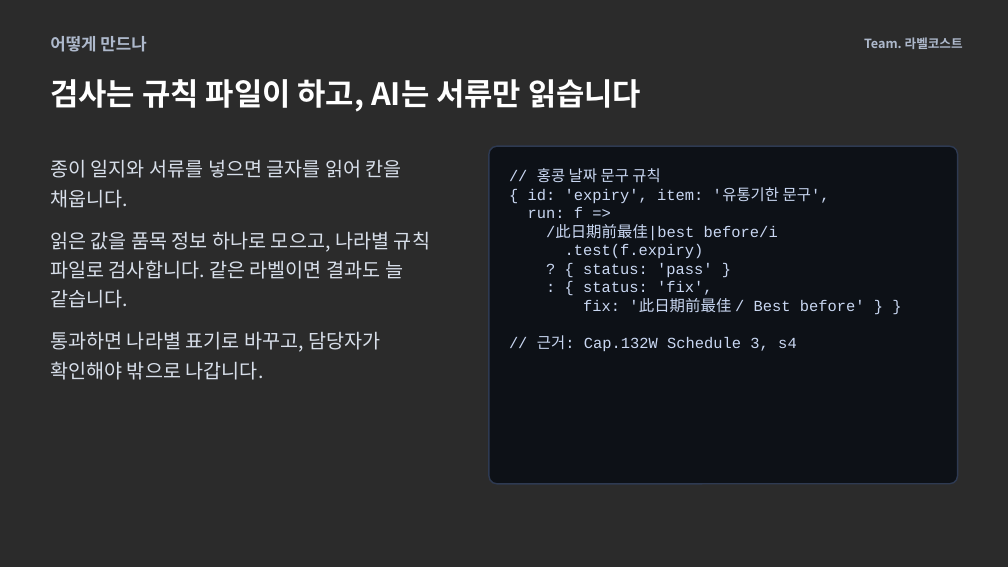
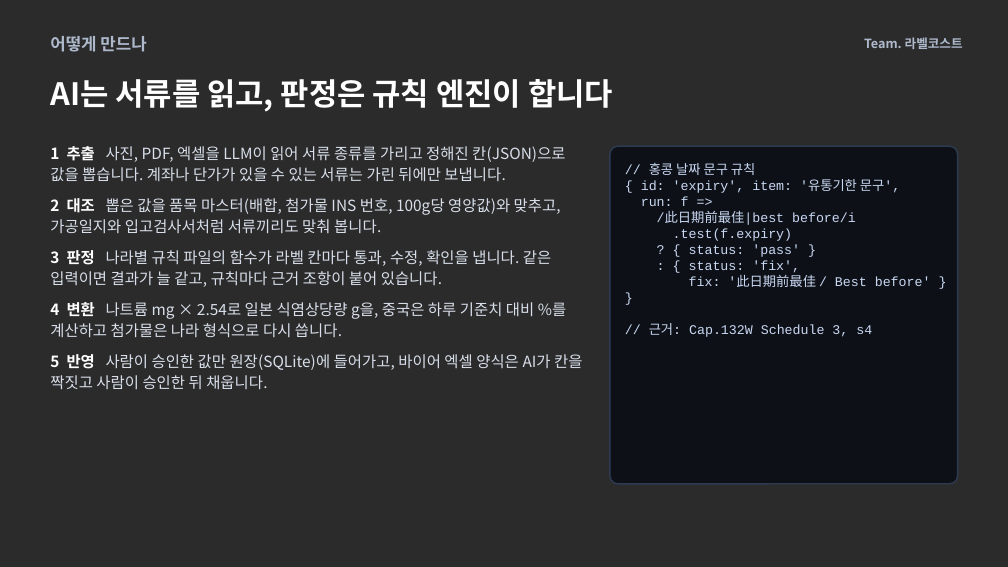
Before and after one commit to jaeyoon905/koreanking, a slide deck: slide 4 of 발표자료/라벨코스트_발표.pptx. Drawn at 1008x567 pixels with LibreOffice and Linux fonts; fonts in the diff are those of the drawing; background and template pictures are left out; a plain dark background stands for a picture behind light text. Boxes give left, top, right and bottom in pixels: in the first picture for what was removed or moved away, otherwise in the second. Text is boxed around its words. In the diff, an @@ line names an element or a change of style, - is before the commit and + after.

Commit message:
발표자료: 4장 기술 설명(추출, 대조, 판정, 변환, 반영 5단계와 규칙 코드), 5장을 처음 보는 사람 기준으로(담당자가 법령을 찾지 않아도 되는 이유, 세 군데·확인 필요 문장 뺌), 6장 결론을 경쟁사 대비 차별점으로, 7장 마무리 '라벨 한 장 때문에 선적이 멈추지 않게', 4~7장 발표자 노트, pdf 다시 뽑음 / 대본(demo.md) 맞춤

```diff
--- a/발표자료/라벨코스트_발표.pptx
+++ b/발표자료/라벨코스트_발표.pptx
@@ title at <box>50,79,613,112</box>: text changed @@
-검사는 규칙 파일이 하고, AI는 서류만 읽습니다
+AI는 서류를 읽고, 판정은 규칙 엔진이 합니다
@@ text at <box>50,146,582,390</box>: text changed; size 14 to 11 pt @@
-종이 일지와 서류를 넣으면 글자를 읽어 칸을 채웁니다.
-읽은 값을 품목 정보 하나로 모으고, 나라별 규칙 파일로 검사합니다. 같은 라벨이면 결과도 늘 같습니다.
-통과하면 나라별 표기로 바꾸고, 담당자가 확인해야 밖으로 나갑니다.
+1 추출 사진, PDF, 엑셀을 LLM이 읽어 서류 종류를 가리고 정해진 칸(JSON)으로 값을 뽑습니다. 계좌나 단가가 있을 수 있는 서류는 가린 뒤에만 보냅니다.
+2 대조 뽑은 값을 품목 마스터(배합, 첨가물 INS 번호, 100g당 영양값)와 맞추고, 가공일지와 입고검사서처럼 서류끼리도 맞춰 봅니다.
+3 판정 나라별 규칙 파일의 함수가 라벨 칸마다 통과, 수정, 확인을 냅니다. 같은 입력이면 결과가 늘 같고, 규칙마다 근거 조항이 붙어 있습니다.
+4 변환 나트륨 mg × 2.54로 일본 식염상당량 g을, 중국은 하루 기준치 대비 %를 계산하고 첨가물은 나라 형식으로 다시 씁니다.
+5 반영 사람이 승인한 값만 원장(SQLite)에 들어가고, 바이어 엑셀 양식은 AI가 칸을 짝짓고 사람이 승인한 뒤 채웁니다.
@@ rounded rectangle: place and size @@
-rounded rectangle at <box>489,146,958,484</box>
+rounded rectangle at <box>610,146,958,484</box>
@@ text "// 홍콩 날짜 문구 규칙": place and size @@
-text "// 홍콩 날짜 문구 규칙" at <box>528,168,865,352</box>
+text "// 홍콩 날짜 문구 규칙" at <box>641,163,931,337</box>
@@ text "// 홍콩 날짜 문구 규칙" at <box>641,163,931,337</box>: size 11 to 9.5 pt @@
```
Also in this commit, not shown: 3 other slides changed, 2 other files.
